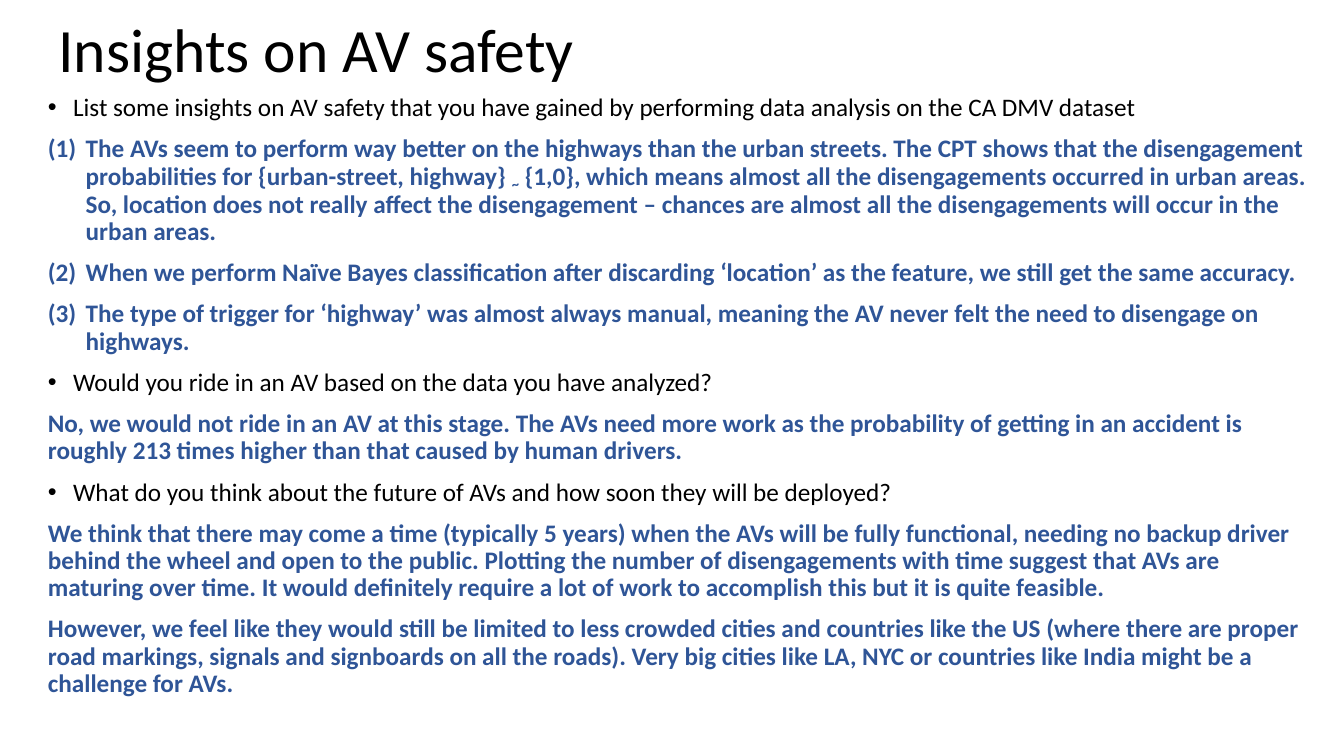
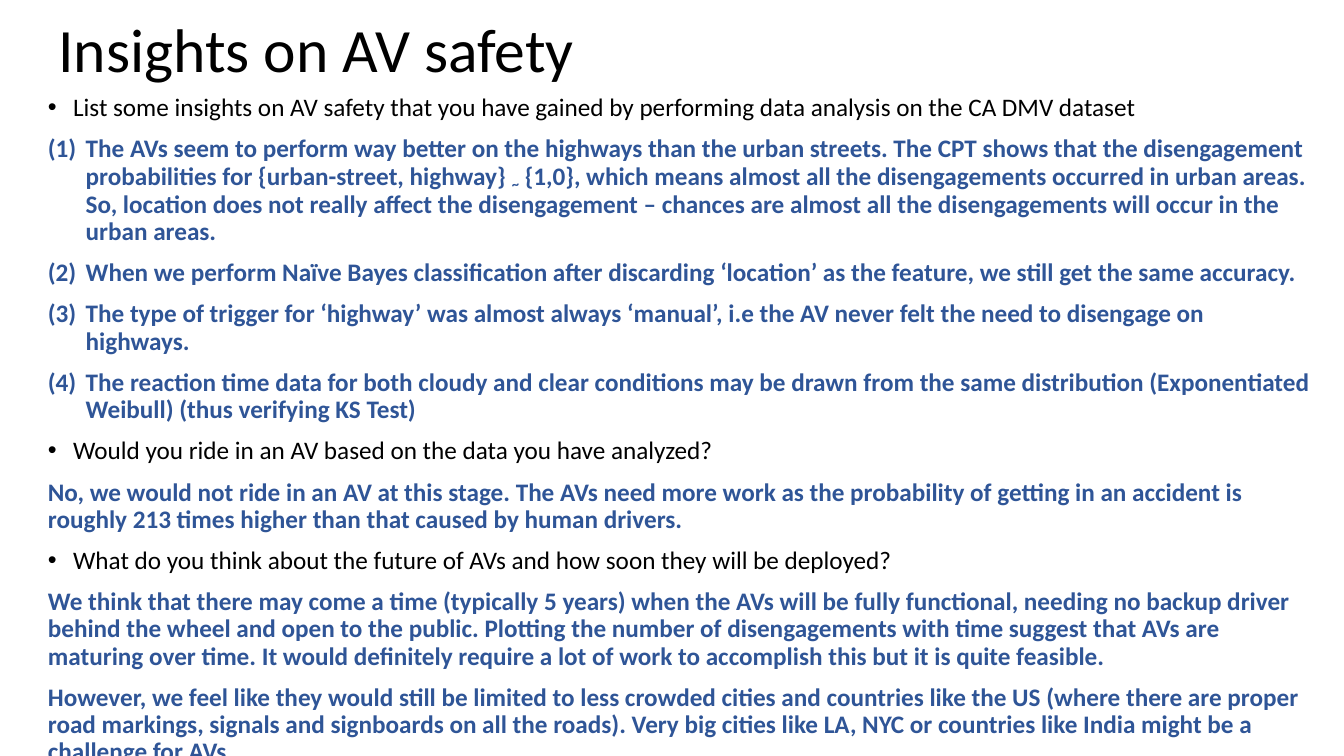
Before and after one commit to gowthamkuntumalla/Safety_in_autonomous_vehicles_MP, a slide deck: slide 10 of somani4_MP1.pptx. Drawn at 1344x756 pixels with LibreOffice and Linux fonts; fonts in the diff are those of the drawing. Boxes give left, top, right and bottom in pixels: in the first picture for what was removed or moved away, otherwise in the second. Text is boxed around its words. In the diff, an @@ line names an element or a change of style, - is before the commit and + after.

Commit message:
Updated KS test results in PPT

```diff
--- a/somani4_MP1.pptx
+++ b/somani4_MP1.pptx
@@ text at (x1=86, y1=303, x2=1309, y2=423): text changed @@
-(3) The type of trigger for ‘highway’ was almost always manual, meaning the AV never felt the need to disengage on highways.
+(3) The type of trigger for ‘highway’ was almost always ‘manual’, i.e the AV never felt the need to disengage on highways.
+(4) The reaction time data for both cloudy and clear conditions may be drawn from the same distribution (Exponentiated Weibull) (thus verifying KS Test)
```
Also in this commit, not shown: 1 other file.
